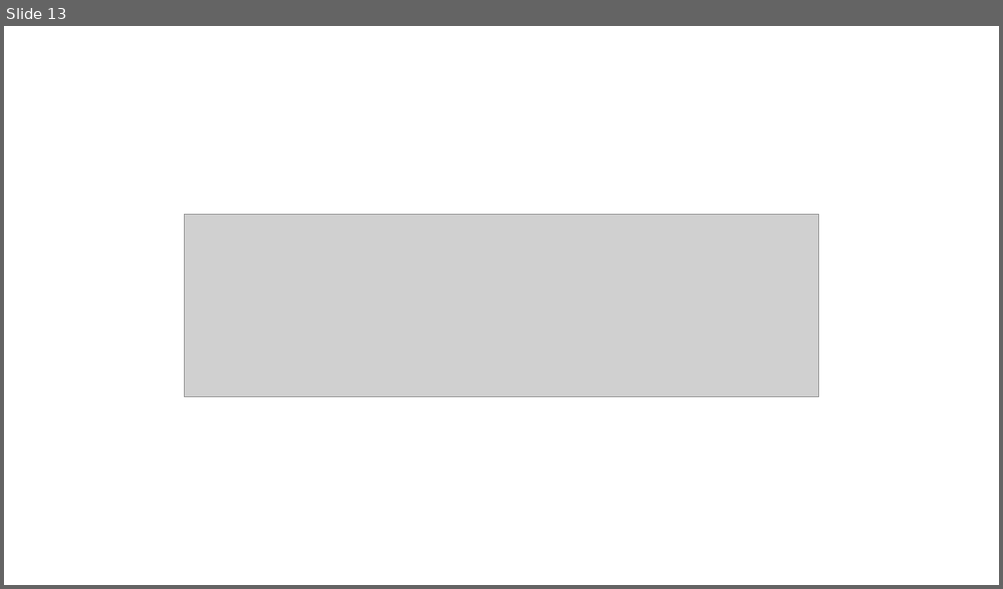
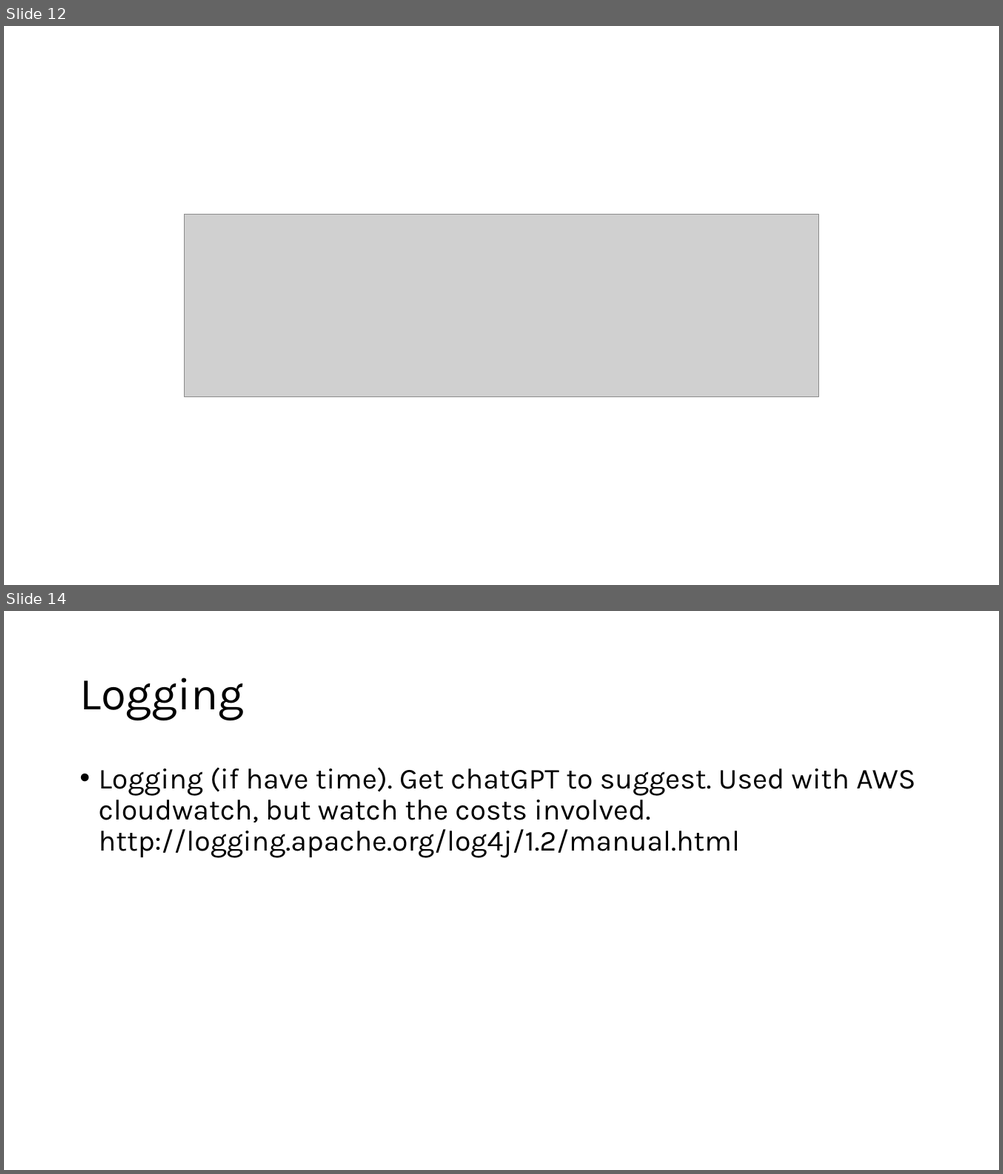
Before and after one commit to ziyu-toh/hdb-resale-prediction, a slide deck: docs/Architecture Overview.pptx. Shown one above the other, each under a label of ours: slide 13 before the commit, slides 12 and 14 after it; the slides between them are not shown. The pictures are 1003x589 and 1003x1174 pixels, drawn with LibreOffice and Linux fonts; fonts in the diff are those of the drawing; grey boxes stand for pictures. Boxes give left, top, right and bottom in pixels: in the first picture for what was removed or moved away, otherwise in the second. Text is boxed around its words. In the diff, an @@ line names an element or a change of style, - is before the commit and + after.

```diff
--- a/docs/Architecture Overview.pptx
+++ b/docs/Architecture Overview.pptx
@@ slide 14 added at [4,611,999,1170], background #FFFFFF @@
@@ title added at [79,678,244,721], 44 pt, text #000000 @@
+Logging
@@ text added at [99,767,915,858], 28 pt, text #000000 @@
+• Logging (if have time). Get chatGPT to suggest. Used with AWS cloudwatch, but watch the costs involved. http://logging.apache.org/log4j/1.2/manual.html
@@ what was slide 13 is now slide 12 @@
```
Also in this commit, not shown: 5 slides changed, 1 other slide added, 1 other file.
